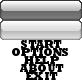
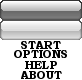
Revision of a layered 82×80 image; what changed, layer by layer:
painted on "OPTIONS" over (12, 48, 68, 58)
painted on "START" over (21, 40, 62, 49)
painted on "HELP" over (24, 56, 59, 69)
painted on "ABOUT" over (20, 64, 64, 79)
renamed "EXIT" to "Nova camada", hid it, painted on it over (20, 70, 62, 80)
